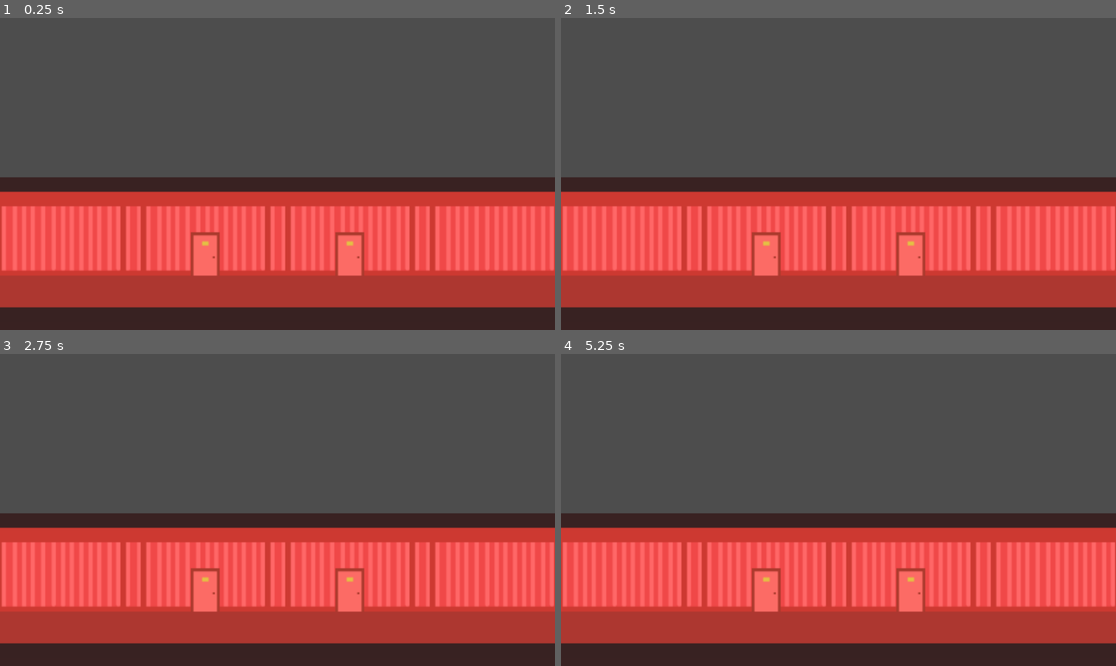
Above: before the commit, frames 1-4 (two rows, left to right).
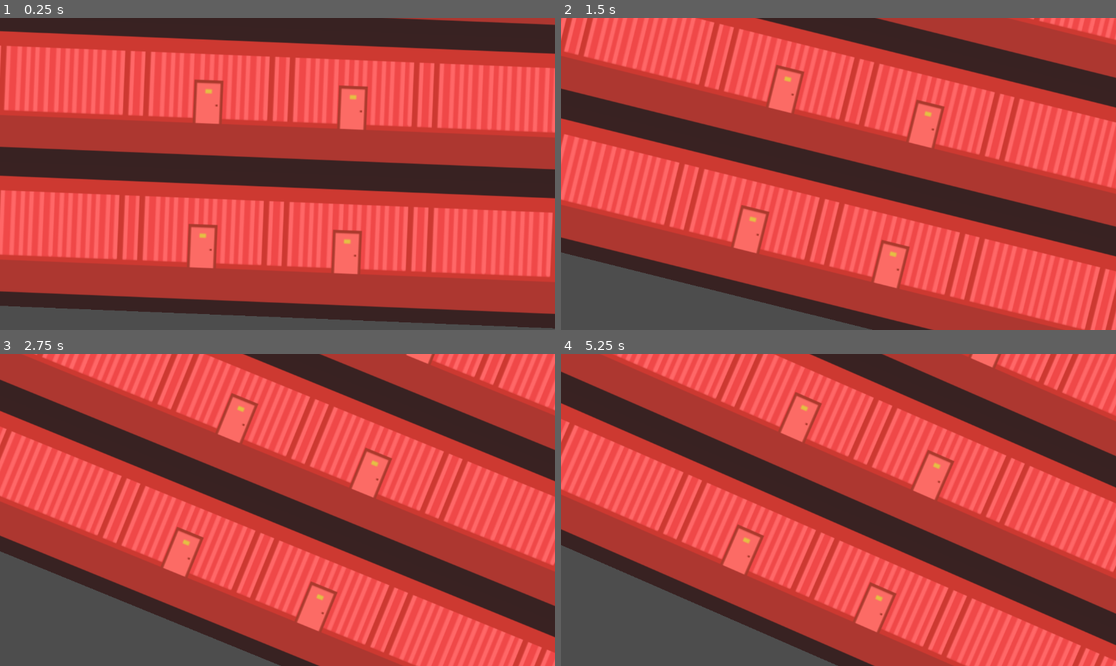
Above: after the commit, the same moments.

Repository: Ret44/Hellevator-Godot
Game: Godot game, scene res://Nodes/HotelBuilding.tscn
The game is run twice, just before and just after one commit, with the same random seed, the same clock (stepped at 60 frames per second) and the same inputs. This scene is started directly instead of the project's main scene.
Inputs:
- Up to frame 1 (0.25 s): no input
- Up to frame 2 (1.5 s): no input
- Up to frame 3 (2.75 s): no input
- Up to frame 4 (5.25 s): tap Enter at 4.25 s

The runs differ from the first frame. In frame 1, 72% of the frame differs, in the area x 0-100%, y 0-100%; in frame 2, 89%; in frame 3, 93%; in frame 4, 93%.

Commit message:
Added tilting

Diff:
--- a/Nodes/HotelBuilding.gd
+++ b/Nodes/HotelBuilding.gd
@@ -57,8 +57,8 @@
 # Called every frame. 'delta' is the elapsed time since the previous frame.
 func _process(delta):
 	#if current_state = gameplay
-	process_tilting()
-	process_spawning()
+	process_tilting(delta)
+	process_spawning(delta)
 	pass
 
 func prepare_floors():
@@ -76,7 +76,7 @@
 	pass
 
 func add_floor(new_floor):
-	new_floor.set_position(Vector2(new_floor.get_position().x, 2.5 + 150 * floors.size() + 1))
+	new_floor.set_position(Vector2(new_floor.get_position().x, - 2.5 - 150 * floors.size() + 1))
 	new_floor.floor = floors.size()
 	if(!new_floor.is_lobby):
 		new_floor.name = "Floor " + str(new_floor.floor)
@@ -96,8 +96,52 @@
 	pass
 
 
-func process_tilting():
+func process_tilting(delta):
+	"""
+			// calculate tilt timer
+		if (tiltPauseTimer < 0) {
+			tiltTimer += Time.deltaTime;
+
+			// tilt the building
+			float newSinValue = Mathf.Sin(tiltTimer * tiltSpeed);
+			transform.rotation = Quaternion.Euler(0, 0, newSinValue * maxTilt);
+
+			// check for tilt pause
+			if ((newSinValue < previousSinValue && !isSinDecreasing) || (newSinValue > previousSinValue && isSinDecreasing)) {
+				tiltPauseTimer = tiltPause;
+				isSinDecreasing = !isSinDecreasing;
+				if (tiltPause < 1.5f) {
+					tiltPause += 0.06f;
+					tiltSpeed += 0.03f;
+					tiltTimer = (tiltTimer * (tiltSpeed - 0.03f)) / tiltSpeed;
+				}
+			}
+			previousSinValue = newSinValue;
+		}
+		else {
+			tiltPauseTimer -= Time.deltaTime;
+		}
+	"""
+	if(tilt_pause_timer < 0):
+		tilt_timer += delta
+		var new_sin_value = sin(tilt_timer * tilt_speed)
+		set_rotation_degrees(new_sin_value * max_tilt)
+
+		if((new_sin_value < previous_sin_value && !is_sin_decreasing) || (new_sin_value > previous_sin_value && is_sin_decreasing)):
+			tilt_pause_timer = tilt_pause
+			is_sin_decreasing = !is_sin_decreasing
+			if(tilt_pause < 1.5):
+				tilt_pause += 0.05
+				tilt_speed += 0.03
+				tilt_timer = (tilt_timer * (tilt_speed - 0.03)) / tilt_speed
+				pass
+			pass
+		previous_sin_value = new_sin_value
+		pass
+	else:
+		tilt_pause_timer -= delta
+		pass
 	pass
 
-func process_spawning():
+func process_spawning(delta):
 	pass
